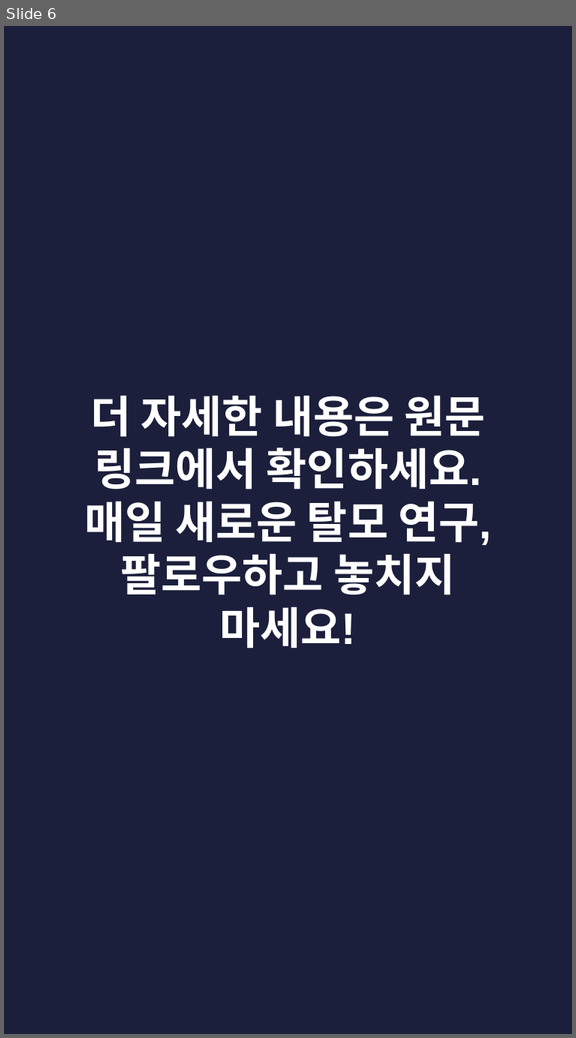
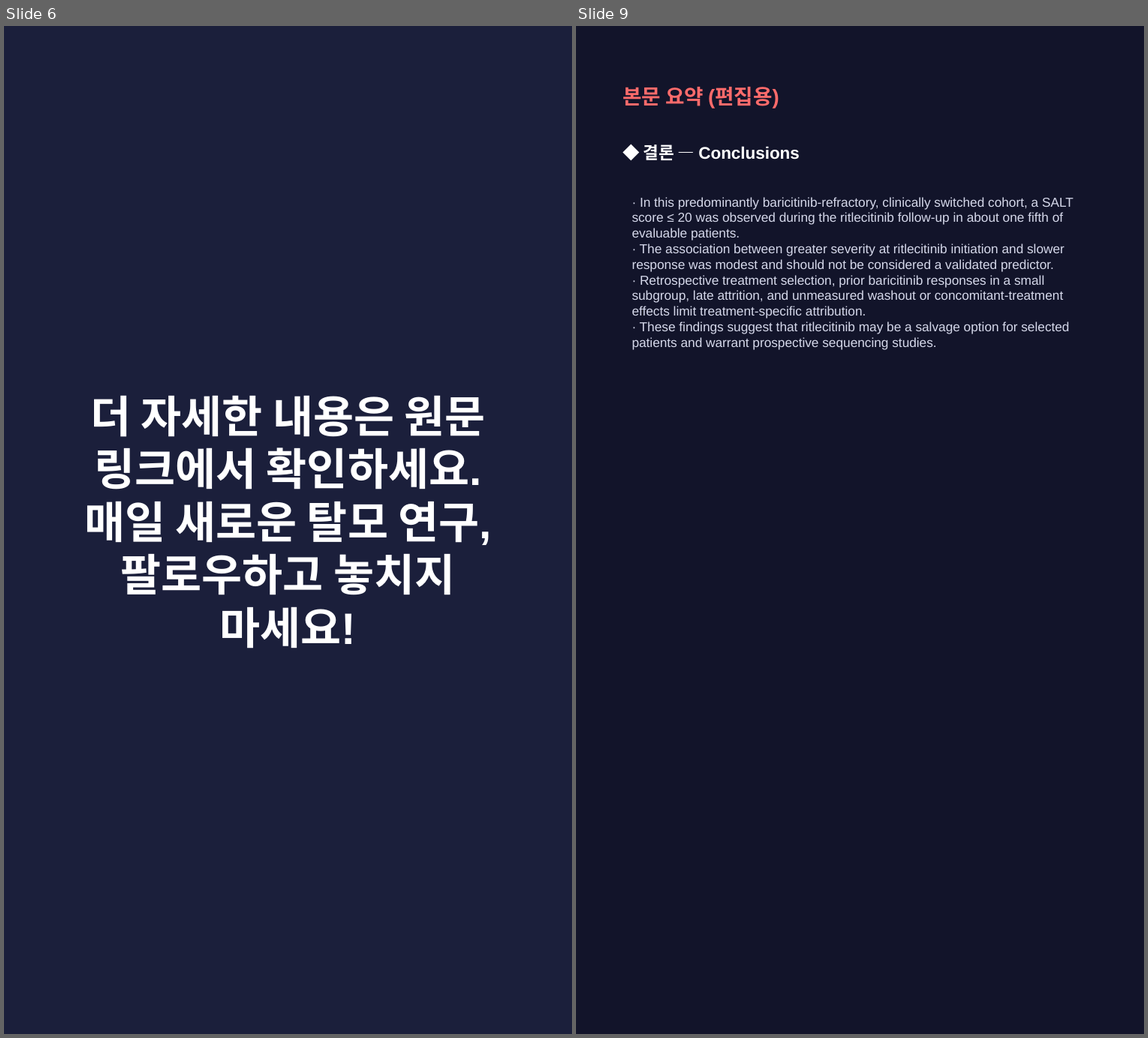
Before and after one commit to hyokang2010-BJ-ANTH/product-builder-test, a slide deck: pwa/data/latest/slides.pptx. Shown side by side, each under a label of ours: slide 6 before the commit, slides 6 and 9 after it; the slides between them are not shown. The pictures are 576x1038 and 1148x1038 pixels, drawn with LibreOffice and Linux fonts; fonts in the diff are those of the drawing. Boxes give left, top, right and bottom in pixels: in the first picture for what was removed or moved away, otherwise in the second. Text is boxed around its words. In the diff, an @@ line names an element or a change of style, - is before the commit and + after.

```diff
--- a/pwa/data/latest/slides.pptx
+++ b/pwa/data/latest/slides.pptx
@@ slide 9 added at (576,26,1144,1034), background #12142A @@
@@ text added at (622,87,779,108), 16 pt, text #FF6B6B, bold @@
+본문 요약 (편집용)
@@ text added at (644,144,800,160), 13 pt, text #FFFFFF, bold @@
+◆ 결론 — Conclusions
@@ text added at (632,197,1073,349), 10 pt, text #D5D8EA @@
+· In this predominantly baricitinib-refractory, clinically switched cohort, a SALT score ≤ 20 was observed during the ritlecitinib follow-up in about one fifth of evaluable patients.
+· The association between greater severity at ritlecitinib initiation and slower response was modest and should not be considered a validated predictor.
+· Retrospective treatment selection, prior baricitinib responses in a small subgroup, late attrition, and unmeasured washout or concomitant-treatment effects limit treatment-specific attribution.
+· These findings suggest that ritlecitinib may be a salvage option for selected patients and warrant prospective sequencing studies.
```
Also in this commit, not shown: 3 slides changed, 4 other slides added, 4 slides removed, 26 other files.
